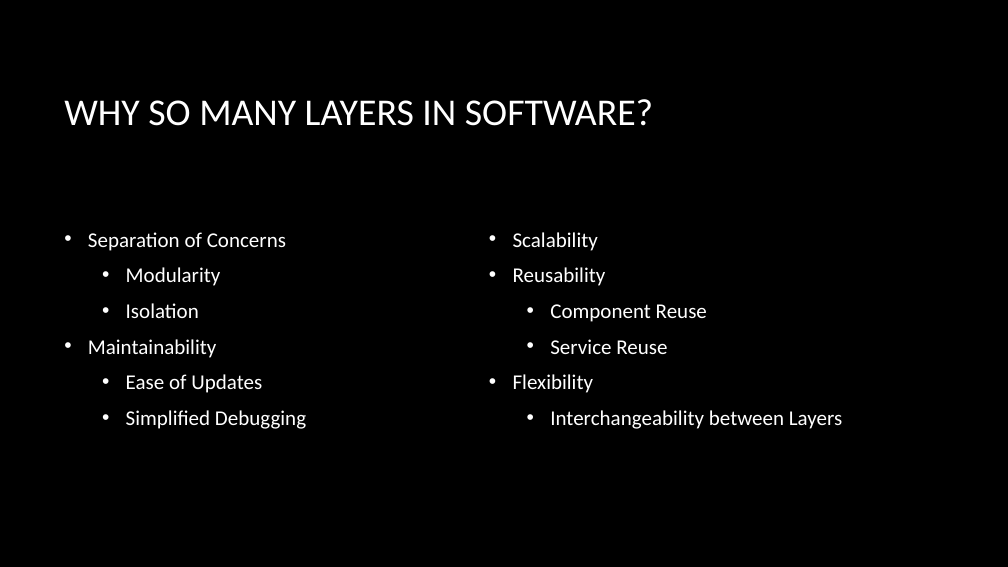
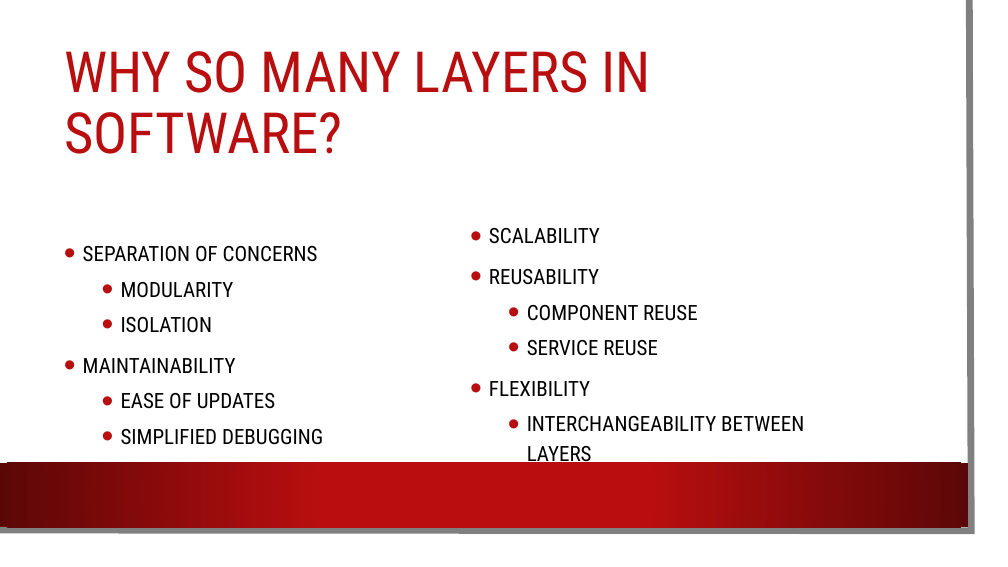
Before and after one commit to dundane/CSC360Demos, a slide deck: slide 94 of CSC360Demo/Design Patterns Slide Show.pptx (slide 91 before the commit). Drawn at 1008x567 pixels with LibreOffice and Linux fonts; fonts in the diff are those of the drawing; background and template pictures are left out. Boxes give left, top, right and bottom in pixels: in the first picture for what was removed or moved away, otherwise in the second. Text is boxed around its words. In the diff, an @@ line names an element or a change of style, - is before the commit and + after.

```diff
--- a/CSC360Demo/Design Patterns Slide Show.pptx
+++ b/CSC360Demo/Design Patterns Slide Show.pptx
@@ rectangle added at (0, 0, 991, 550), fill #FFFFFF @@
@@ freeform shape added at (0, 0, 972, 531), outline #808080 6.5 pt @@
@@ title "WHY SO MANY LAYERS IN ..." at (64, 51, 651, 154): size 36 to 54 pt, font Calibri to Roboto Condensed, text colour #FFFFFF to #B80E0F; line spacing 1 to 0.9 @@
@@ text at (489, 228, 804, 468): text changed; font Calibri to Roboto Condensed; text colour #FFFFFF to #000000 @@
-• Scalability
-• Reusability
-  • Component Reuse
-  • Service Reuse
-• Flexibility
-  • Interchangeability between Layers
+• SCALABILITY
+• REUSABILITY
+  • COMPONENT REUSE
+  • SERVICE REUSE
+• FLEXIBILITY
+  • INTERCHANGEABILITY BETWEEN LAYERS
@@ text at (83, 246, 323, 445): text changed; font Calibri to Roboto Condensed; text colour #FFFFFF to #000000 @@
-• Separation of Concerns
-  • Modularity
-  • Isolation
-• Maintainability
-  • Ease of Updates
-  • Simplified Debugging
+• SEPARATION OF CONCERNS
+  • MODULARITY
+  • ISOLATION
+• MAINTAINABILITY
+  • EASE OF UPDATES
+  • SIMPLIFIED DEBUGGING
@@ rectangle added at (0, 463, 968, 527), fill gradient #B80E0F to #5C0707 @@
```
Also in this commit, not shown: 121 other slides changed, 6 slides added, 1 slide removed, 55 other files.
